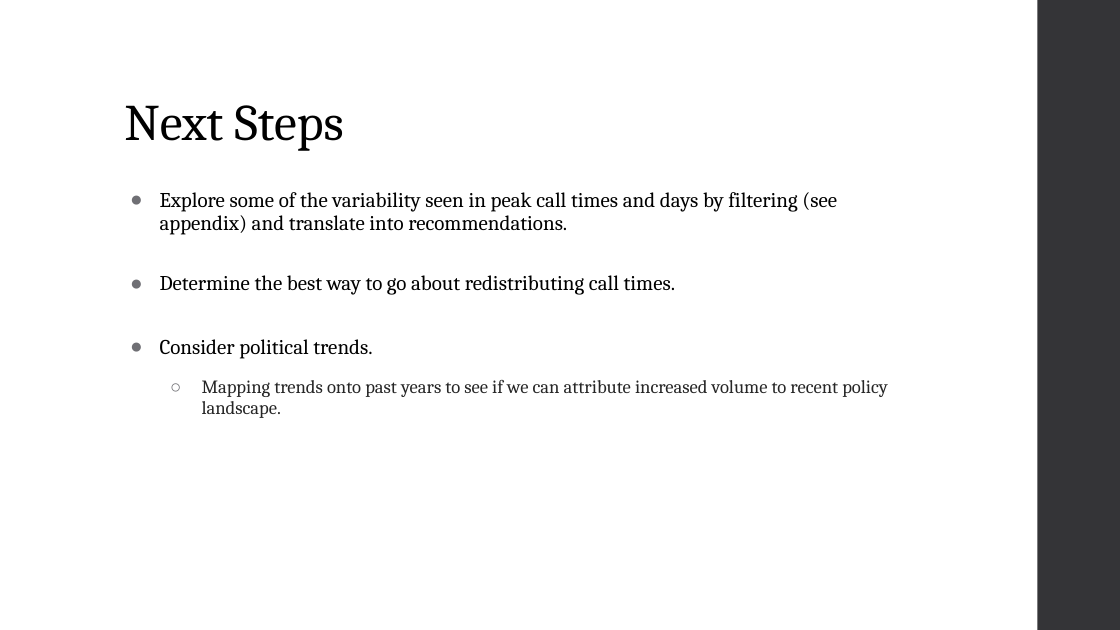
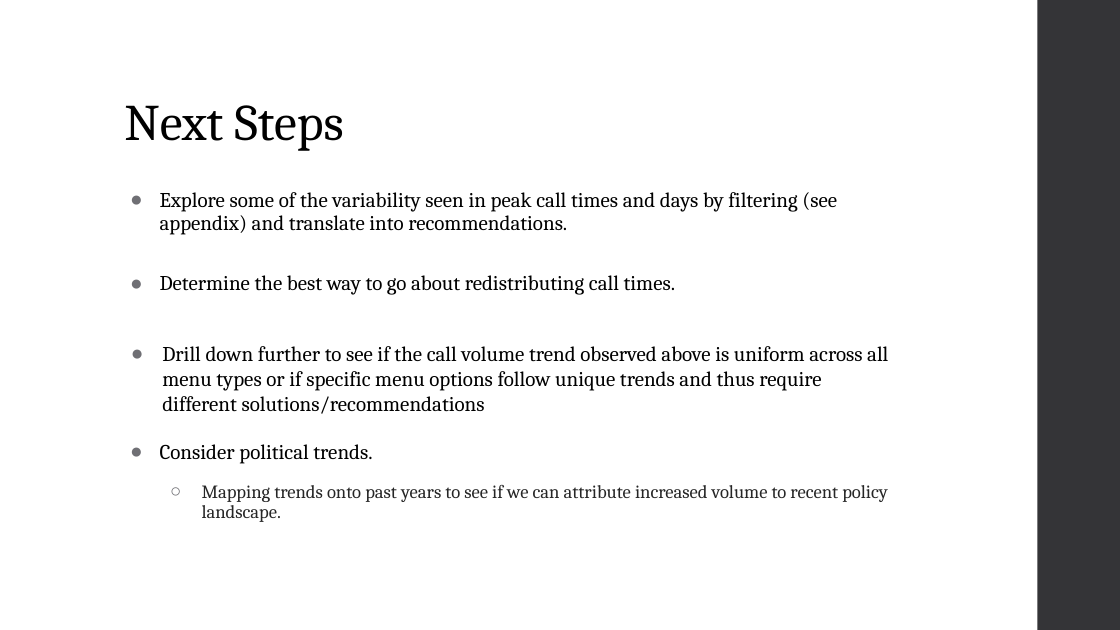
Before and after one commit to arvindkrishna87/STAT390_LegalAid_Fall2025, a slide deck: slide 14 of Presentations/Dashboard/TimeTrendsPresentation1_8Oct_Group1.pptx (slide 12 before the commit). Drawn at 1120x630 pixels with LibreOffice and Linux fonts; fonts in the diff are those of the drawing. Boxes give left, top, right and bottom in pixels: in the first picture for what was removed or moved away, otherwise in the second. Text is boxed around its words. In the diff, an @@ line names an element or a change of style, - is before the commit and + after.

```diff
--- a/Presentations/Dashboard/TimeTrendsPresentation1_8Oct_Group1.pptx
+++ b/Presentations/Dashboard/TimeTrendsPresentation1_8Oct_Group1.pptx
@@ text added at bbox=[162, 346, 888, 391], 18 pt, text #000000 @@
+● Drill down further to see if the call volume trend observed above is uniform across all menu types or if specific menu options follow unique trends and thus require different solutions/recommendations
@@ text "Consider political trends.": place and size @@
-text "Consider political trends." at bbox=[160, 339, 888, 418]
+text "Consider political trends." at bbox=[160, 444, 888, 522]
```
Also in this commit, not shown: 7 other slides changed, 6 slides added, 7 slides removed.
